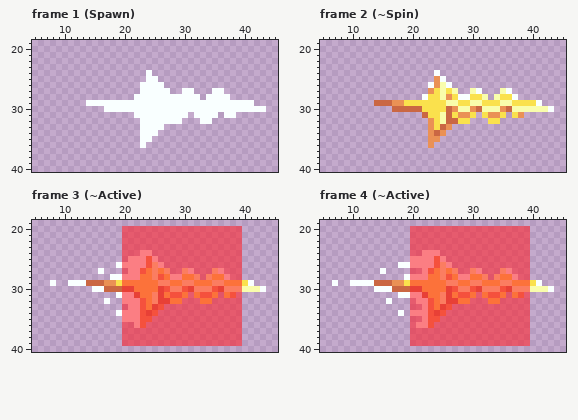
Edited in one commit: pixel-art file (holoVersus/Cards/AsepriteFiles/Keris.aseprite). Above: the version before the commit.
60x60 pixels, 13 frames. Shown: frame 1 (Spawn): x 5..45, y 19..40; frame 2 (~Spin): x 5..45, y 19..40; frame 3 (~Active): x 5..45, y 19..40; frame 4 (~Active): x 5..45, y 19..40. The commit also changed other frames, which this record leaves out.
New version:
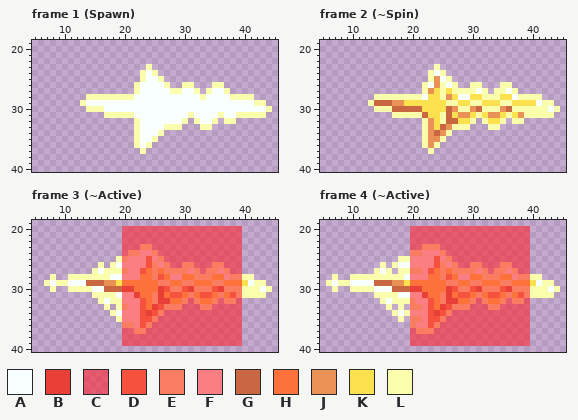
Palette (. is transparent): A #f9ffff  B #e84036  C #fd242d96  D #f5513d  E #fb7d61  F #fb7e83  G #ca6743  H #fc723a  J #ea9155  K #fae14d  L #f9fdac
What changed:
Frame 1 (Spawn), layer "Sprite":
Colour L now appears in row 23 at x 24; in row 24 at x 23 and 25; in row 25 at x 23 and 26; in row 26 at x 22, 27, 30 to 31 and 35 to 36; in row 27 at x 22, 28 to 29, 32, 34 and 37; in row 28 at x 14 to 21, 33 and 38 to 41.
Colour L now appears in row 29 at x 13 and 42 to 43; in row 30 at x 14 to 16 and 44; in row 31 at x 17 to 21, 31, 36 and 39 to 43; in row 32 at x 22, 30, 32, 35 and 37 to 38; in row 33 at x 22, 27 to 29 and 33 to 34; in row 34 at x 22 and 26.
Colour L now appears in row 35 at x 22 and 25; in row 36 at x 22 and 24; in row 37 at x 23.
Frame 2 (~Spin), layer "Sprite": the same change as frame 1 (Spawn)
Frame 3 (~Active), layer "Sprite":
The author changed colour C to colour E in row 23 at x 23 to 24; in row 24 at x 21 to 22 and 25; in row 25 at x 20 and 26; in row 26 at x 27, 30 to 31 and 35 to 36; in row 27 at x 20, 28 to 29, 32, 34 and 37; in row 28 at x 33 and 38 to 39.
The author changed colour C to colour E in row 31 at x 31, 36 and 39; in row 32 at x 30, 32, 35 and 37 to 38; in row 33 at x 20, 27 to 29 and 33 to 34; in row 34 at x 26; in row 35 at x 25; in row 36 at x 20 to 21 and 24.
The author changed colour C to colour E in row 37 at x 22 to 23.
Colour L now appears in row 25 at x 19; in row 26 at x 16 and 18; in row 27 at x 15 and 17 to 19; in row 28 at x 8, 11 to 17 and 40 to 41; in row 29 at x 7, 9 to 10 and 42 to 43; in row 30 at x 8, 11 to 14 and 44.
Colour L now appears in row 31 at x 15 to 18 and 40 to 43; in row 32 at x 16 and 18 to 19; in row 33 at x 17 and 19; in row 34 at x 18; in row 35 at x 19.
Frame 4 (~Active), layer "Sprite":
The author changed colour C to colour E in row 23 at x 22 to 24; in row 24 at x 20 to 21 and 25; in row 25 at x 26; in row 26 at x 27, 30 to 31 and 35 to 36; in row 27 at x 20 to 21, 28 to 29, 32, 34 and 37; in row 28 at x 33 and 38 to 39.
The author changed colour C to colour E in row 31 at x 31, 36 and 39; in row 32 at x 20, 30, 32, 35 and 37 to 38; in row 33 at x 20 to 21, 27 to 29 and 33 to 34; in row 34 at x 26; in row 35 at x 20 to 21 and 25; in row 36 at x 20 and 24.
The author changed colour C to colour E in row 37 at x 21 to 23.
Colour L now appears in row 25 at x 18 to 19; in row 26 at x 15 and 17; in row 27 at x 14, 16 and 18 to 19; in row 28 at x 7, 10 to 18 and 40 to 41; in row 29 at x 6, 8 to 9 and 42 to 43; in row 30 at x 7, 10 to 13 and 44.
Colour L now appears in row 31 at x 14 to 17 and 40 to 43; in row 32 at x 15 and 17 to 19; in row 33 at x 16 and 18; in row 34 at x 17 and 19; in row 35 at x 18.
Pixel boxes of the changes (left, top, right, bottom) in both pictures:
added: (80, 64, 272, 154)
added: (368, 64, 560, 154)
changed: (44, 244, 272, 334)
changed: (326, 244, 560, 334)
